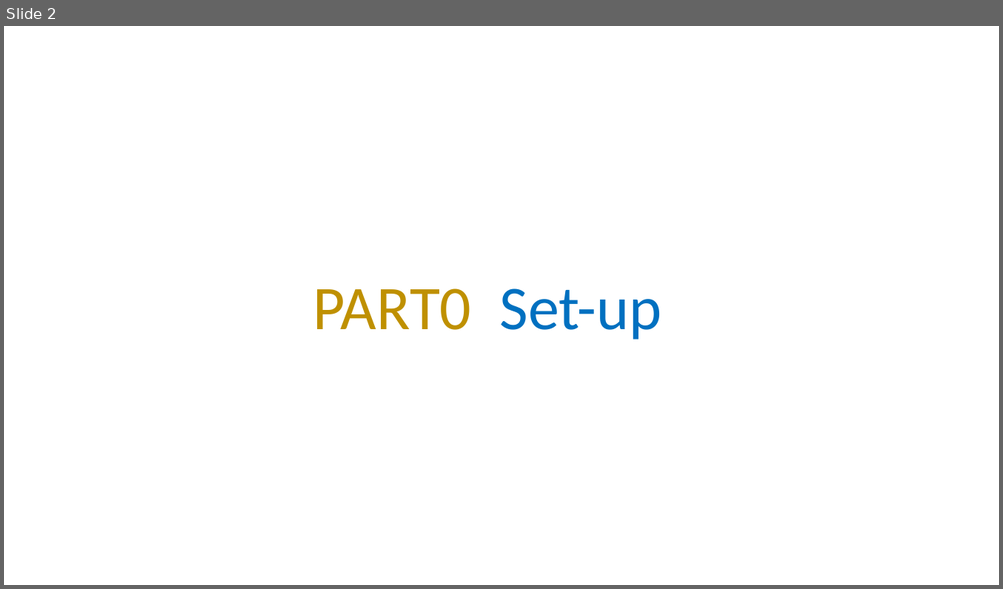
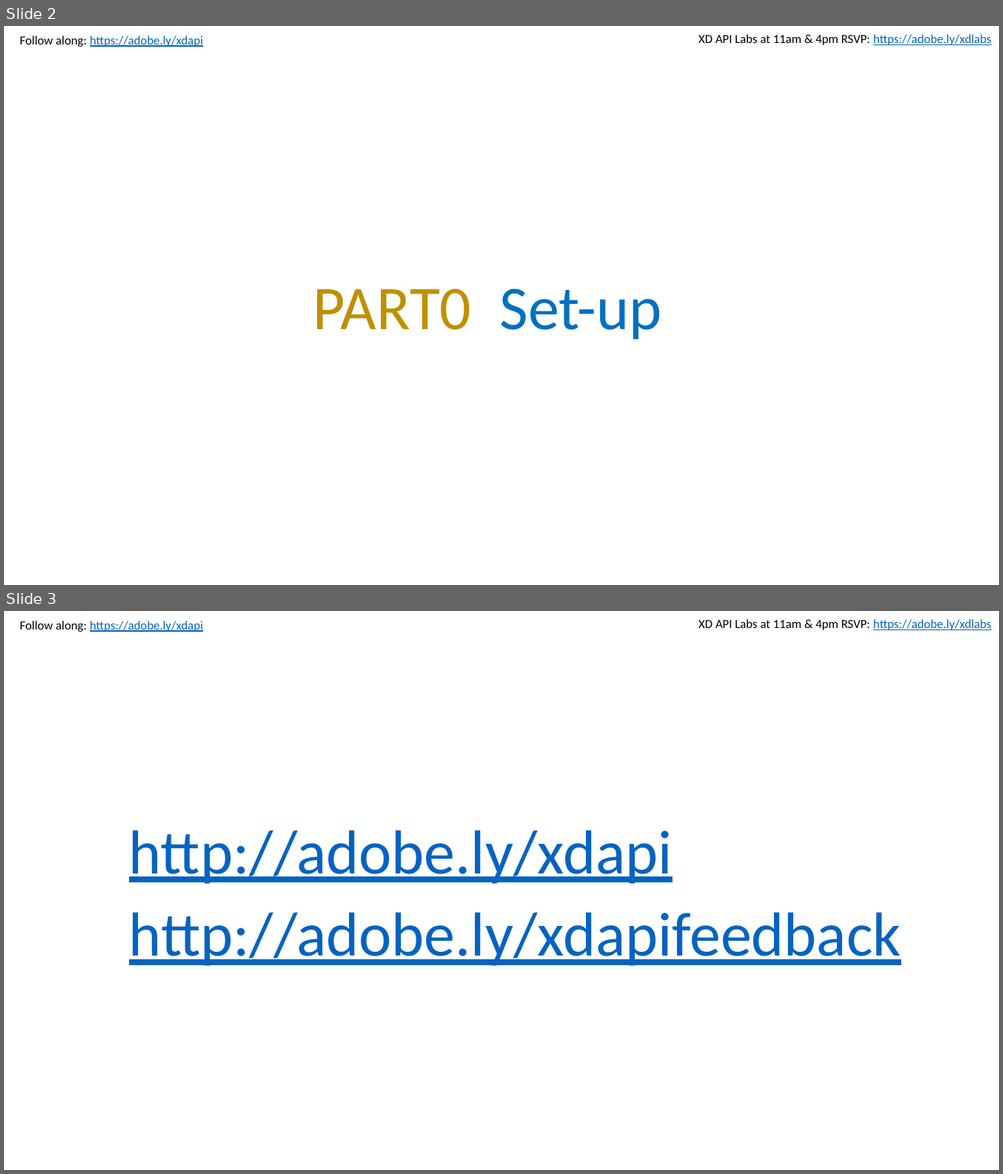
Before and after one commit to dkstevekwak/xd-plugin-labs, a slide deck: max-labs.pptx. Shown one above the other, each under a label of ours: slide 2 before the commit, slides 2 and 3 after it. The pictures are 1003x589 and 1003x1174 pixels, drawn with LibreOffice and Linux fonts; fonts in the diff are those of the drawing. Boxes give left, top, right and bottom in pixels: in the first picture for what was removed or moved away, otherwise in the second. Text is boxed around its words. In the diff, an @@ line names an element or a change of style, - is before the commit and + after.

```diff
--- a/max-labs.pptx
+++ b/max-labs.pptx
@@ slide 3 added at [4, 611, 999, 1170], background #FFFFFF; not listed: 2 template elements that a slide beside it also shows @@
@@ text added at [129, 830, 672, 884], 60 pt, text #0563C1, underline @@
+http://adobe.ly/xdapi
@@ text added at [129, 912, 901, 966], 60 pt, text #0563C1, underline @@
+http://adobe.ly/xdapifeedback
@@ slide 2 changed as well @@
@@ text added at [20, 36, 203, 47], 12 pt, text #0563C1, underline @@
+Follow along: https://adobe.ly/xdapi
@@ text added at [698, 34, 991, 45], 12 pt, text #000000 @@
+XD API Labs at 11am & 4pm RSVP: https://adobe.ly/xdlabs
```
Also in this commit, not shown: 22 other slides changed, 2 other slides added, 1 slide removed, 2 other files.
